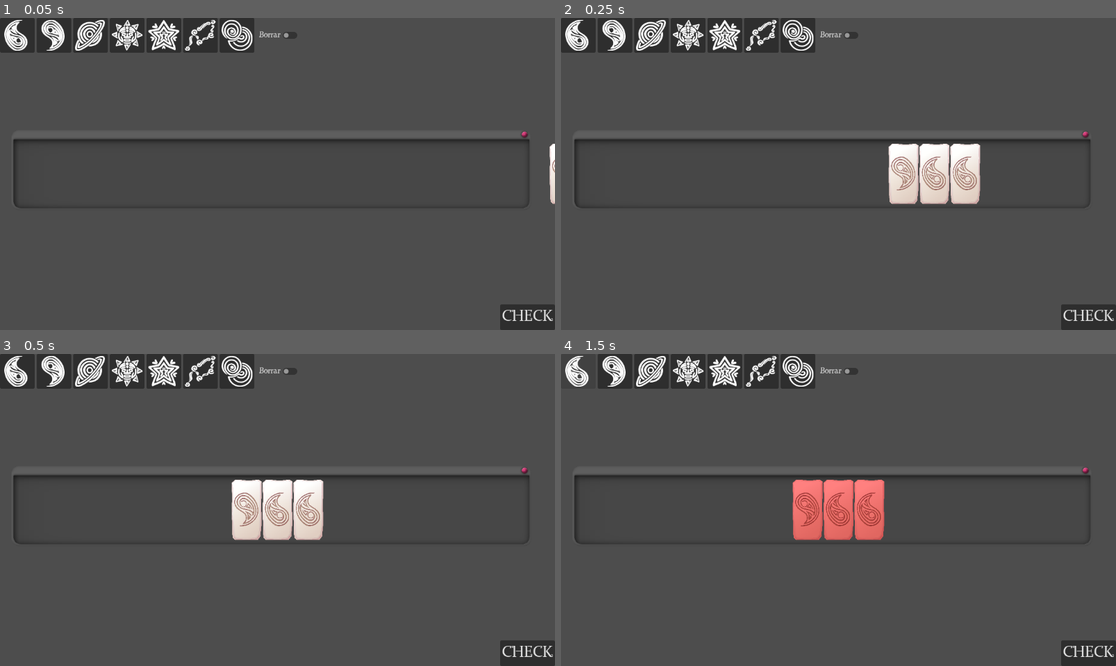
Above: before the commit, frames 1-4 (two rows, left to right).
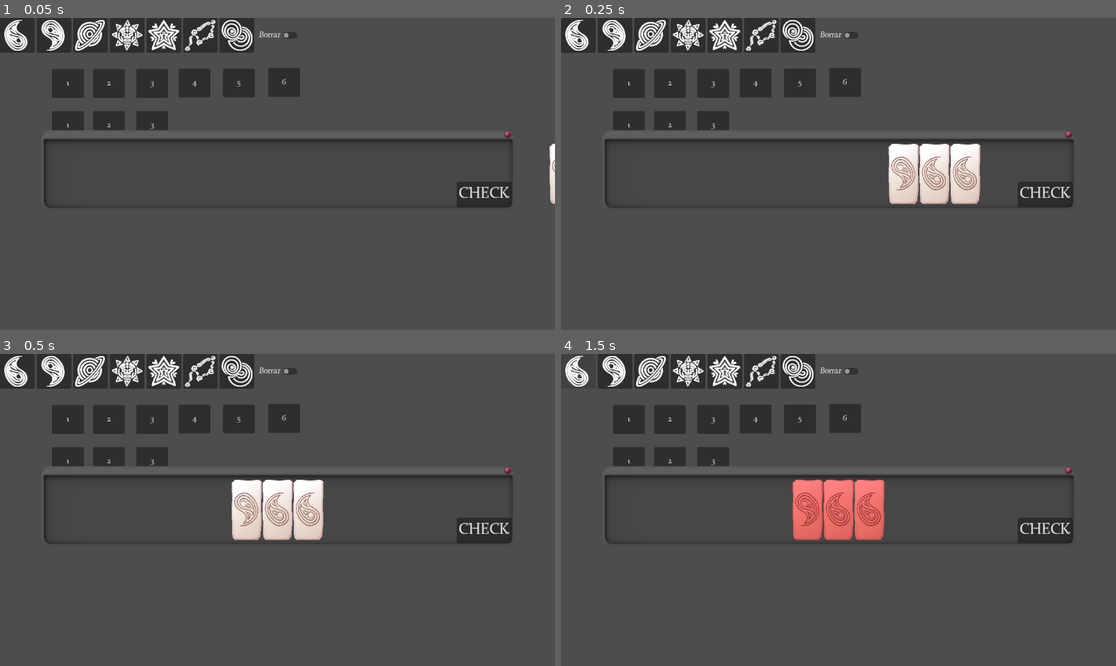
Above: after the commit, the same moments.

Repository: Wendfrey/minijam_210_astral
Game: Godot game, scene res://demo_world.tscn
The game is run twice, just before and just after one commit, with the same random seed, the same clock (stepped at 60 frames per second) and the same inputs. This scene is started directly instead of the project's main scene.
Inputs (mouse positions are in pixels of both pictures, inside the frame that each line leads up to):
- Up to frame 1 (0.05 s): no input
- Up to frame 2 (0.25 s): no input
- Up to frame 3 (0.5 s): no input
- Up to frame 4 (1.5 s): click "CHECK" at 0.5 s; click (577, 372) at 1.27 s

The runs differ from the first frame. In frame 1, 5.8% of the frame differs, in the area x 2-100%, y 16-100%; in frame 2, 5.8%; in frame 3, 5.8%; in frame 4, 5.8%.
Error in both runs: Attempt to call function 'add_piece' in base 'null instance' on a null instance. (res://demo_world.gd:20)

Commit message:
ventana ya funcional

Diff:
--- a/minijam-210-astral/Scenes/Nivel.tscn
+++ b/minijam-210-astral/Scenes/Nivel.tscn
@@ -884,13 +884,13 @@
 [node name="SubViewport" type="SubViewport" parent="WorldEnvironment/level/Monitor/MonitorScreen/Screen" unique_id=790904964]
 physics_object_picking = true
 gui_embed_subwindows = true
-size = Vector2i(1280, 620)
+size = Vector2i(990, 500)
 render_target_update_mode = 4
 
 [node name="MayaDos" type="Sprite2D" parent="WorldEnvironment/level/Monitor/MonitorScreen/Screen/SubViewport" unique_id=176295666]
 modulate = Color(0, 0, 0, 1)
 z_index = 3000
-scale = Vector2(1.3, 1)
+scale = Vector2(0.9, 0.8)
 texture = ExtResource("3_i2q11")
 
 [node name="TestWorld" parent="WorldEnvironment/level/Monitor/MonitorScreen/Screen/SubViewport" unique_id=140087252 instance=ExtResource("1_neig4")]
@@ -1069,7 +1069,7 @@
 
 [node name="Button" type="Button" parent="WorldEnvironment/ToWindow/SubViewport/Control/CanvasLayer" unique_id=71538219]
 visible = false
-anchors_preset = -1
+anchors_preset = 15
 anchor_right = 1.0
 anchor_bottom = 1.0
 offset_left = 315.0
--- /dev/null
+++ b/minijam-210-astral/scripts/screenExplorer.gd
@@ -0,0 +1,15 @@
+extends Control
+
+@export var ventanaJuego:Panel;
+@export var ventanaLogros:Panel;
+@export var ventanaStatus:Panel;
+@export var ventanaCredits:Panel;
+
+
+func _on_juego_close_pressed():
+	ventanaJuego.visible = false
+
+
+
+func _on_level_1_pressed():
+	ventanaJuego.visible = true
--- a/minijam-210-astral/test_world.tscn
+++ b/minijam-210-astral/test_world.tscn
@@ -1,59 +1,163 @@
 [gd_scene format=3 uid="uid://csjyu5taxo1po"]
 
 [ext_resource type="Script" uid="uid://xixaae3vikkj" path="res://CheckRules.gd" id="1_1lwx6"]
+[ext_resource type="Script" uid="uid://dp8w1e7qlyasx" path="res://scripts/screenExplorer.gd" id="1_cnaw2"]
 [ext_resource type="Script" uid="uid://dvii7opwqnaf7" path="res://level_manager.gd" id="2_1lwx6"]
 [ext_resource type="Script" uid="uid://c8jcc5y7w1h2k" path="res://spacer.gd" id="2_gy3sr"]
 [ext_resource type="AudioStream" uid="uid://dnhaox7rn2hjp" path="res://Sounds/maracas_double.wav" id="4_dsnr4"]
 [ext_resource type="StyleBox" uid="uid://beorh0uuf8ap2" path="res://assets/prefab/Ventana.tres" id="5_lf0gk"]
 
-[node name="TestWorld" type="Control" unique_id=1608082381]
+[sub_resource type="StyleBoxEmpty" id="StyleBoxEmpty_cnaw2"]
+
+[sub_resource type="StyleBoxEmpty" id="StyleBoxEmpty_kt6p6"]
+
+[node name="TestWorld" type="Control" unique_id=1608082381 node_paths=PackedStringArray("ventanaJuego")]
 layout_mode = 3
 anchors_preset = 0
+script = ExtResource("1_cnaw2")
+ventanaJuego = NodePath("JuevoVentana")
 
 [node name="Camera2D" type="Camera2D" parent="." unique_id=947224256]
 
-[node name="Panel" type="Panel" parent="." unique_id=626347948]
+[node name="JuevoVentana" type="Panel" parent="." unique_id=626347948]
 z_index = -1
 layout_mode = 0
-offset_left = -546.0
+offset_left = -483.0
 offset_top = -71.0
-offset_right = 521.0
+offset_right = 486.0
 offset_bottom = 69.0
 mouse_filter = 2
 theme_override_styles/panel = ExtResource("5_lf0gk")
 
-[node name="Spacer" type="Node2D" parent="Panel" unique_id=333636565]
-position = Vector2(546, 71)
-script = ExtResource("2_gy3sr")
-swapMargin = Vector2(32, 86)
-cellWidth = 64
-
-[node name="CanvasLayer" type="CanvasLayer" parent="." unique_id=2030427233]
-
-[node name="Button" type="Button" parent="CanvasLayer" unique_id=1636103918]
+[node name="Button" type="Button" parent="JuevoVentana" unique_id=1636103918]
+z_index = 3
+layout_mode = 1
 anchors_preset = 3
 anchor_left = 1.0
 anchor_top = 1.0
 anchor_right = 1.0
 anchor_bottom = 1.0
-offset_left = -111.0
+offset_left = -114.0
 offset_top = -53.0
 grow_horizontal = 0
 grow_vertical = 0
 theme_override_font_sizes/font_size = 32
 text = "CHECK"
 
+[node name="Spacer" type="Node2D" parent="JuevoVentana" unique_id=333636565]
+position = Vector2(483, 71)
+script = ExtResource("2_gy3sr")
+swapMargin = Vector2(32, 86)
+cellWidth = 64
+
+[node name="close" type="Button" parent="JuevoVentana" unique_id=601915492]
+layout_mode = 1
+anchors_preset = -1
+anchor_left = 0.5
+anchor_top = 0.5
+anchor_right = 0.5
+anchor_bottom = 0.5
+offset_left = 466.5
+offset_top = -89.0
+offset_right = 484.5
+offset_bottom = -73.0
+theme_override_styles/normal = SubResource("StyleBoxEmpty_cnaw2")
+theme_override_styles/hover = SubResource("StyleBoxEmpty_kt6p6")
+
 [node name="RulesChecker" type="Node" parent="." unique_id=1412206623]
 script = ExtResource("1_1lwx6")
-spacerNP = NodePath("../Panel/Spacer")
+spacerNP = NodePath("../JuevoVentana/Spacer")
 
 [node name="LevelManager" type="Node" parent="." unique_id=818504072]
 script = ExtResource("2_1lwx6")
-spacer = NodePath("../Panel/Spacer")
+spacer = NodePath("../JuevoVentana/Spacer")
 
 [node name="ASP_sound_error" type="AudioStreamPlayer" parent="." unique_id=1202096981]
 stream = ExtResource("4_dsnr4")
 bus = &"SFX"
 
-[connection signal="pressed" from="CanvasLayer/Button" to="RulesChecker" method="_on_button_pressed"]
+[node name="Level1" type="Button" parent="." unique_id=479343418]
+z_index = -2
+layout_mode = 0
+offset_left = -468.0
+offset_top = -218.0
+offset_right = -402.0
+offset_bottom = -158.0
+text = "1"
+
+[node name="Level2" type="Button" parent="." unique_id=182743872]
+z_index = -2
+layout_mode = 0
+offset_left = -383.0
+offset_top = -218.0
+offset_right = -317.0
+offset_bottom = -158.0
+text = "2"
+
+[node name="Level3" type="Button" parent="." unique_id=605259979]
+z_index = -2
+layout_mode = 0
+offset_left = -293.0
+offset_top = -218.0
+offset_right = -227.0
+offset_bottom = -158.0
+text = "3"
+
+[node name="Level4" type="Button" parent="." unique_id=1764570006]
+z_index = -2
+layout_mode = 0
+offset_left = -205.0
+offset_top = -219.0
+offset_right = -139.0
+offset_bottom = -159.0
+text = "4"
+
+[node name="Level5" type="Button" parent="." unique_id=967885779]
+z_index = -2
+layout_mode = 0
+offset_left = -113.0
+offset_top = -219.0
+offset_right = -47.0
+offset_bottom = -159.0
+text = "5"
+
+[node name="Level6" type="Button" parent="." unique_id=1666077598]
+z_index = -2
+layout_mode = 0
+offset_left = -19.0
+offset_top = -220.0
+offset_right = 47.0
+offset_bottom = -160.0
+text = "6"
+
+[node name="LogosIcon" type="Button" parent="." unique_id=740900932]
+z_index = -2
+layout_mode = 0
+offset_left = -468.0
+offset_top = -131.0
+offset_right = -402.0
+offset_bottom = -71.0
+text = "1"
+
+[node name="StatusIcon" type="Button" parent="." unique_id=1021764294]
+z_index = -2
+layout_mode = 0
+offset_left = -383.0
+offset_top = -131.0
+offset_right = -317.0
+offset_bottom = -71.0
+text = "2"
+
+[node name="CreditsIcon" type="Button" parent="." unique_id=461871487]
+z_index = -2
+layout_mode = 0
+offset_left = -293.0
+offset_top = -131.0
+offset_right = -227.0
+offset_bottom = -71.0
+text = "3"
+
+[connection signal="pressed" from="JuevoVentana/Button" to="RulesChecker" method="_on_button_pressed"]
+[connection signal="pressed" from="JuevoVentana/close" to="." method="_on_juego_close_pressed"]
 [connection signal="rule_check_result" from="RulesChecker" to="LevelManager" method="_on_rules_checker_result"]
+[connection signal="pressed" from="Level1" to="." method="_on_level_1_pressed"]
Not shown, added: minijam-210-astral/scripts/screenExplorer.gd.uid
